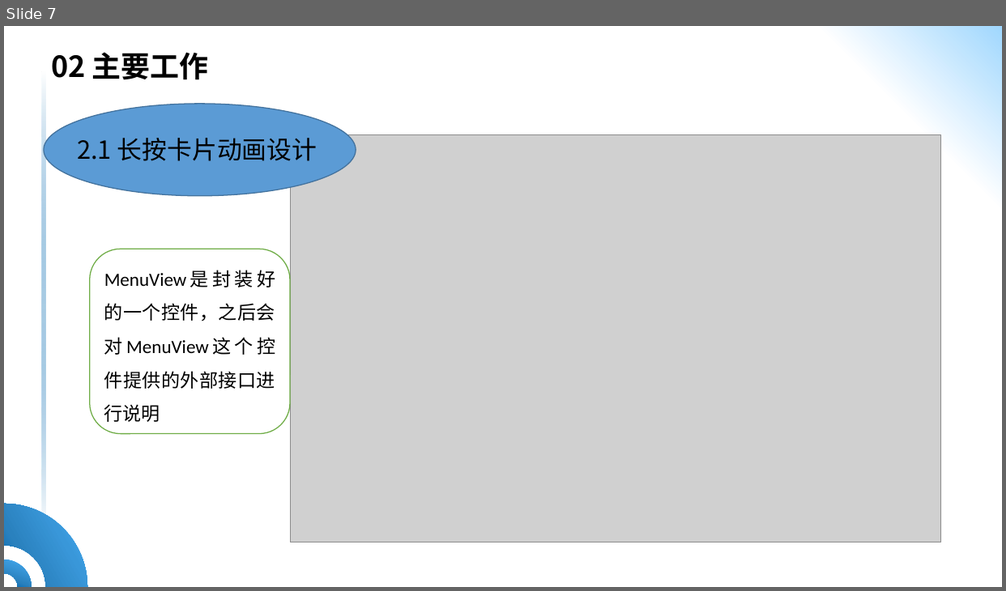
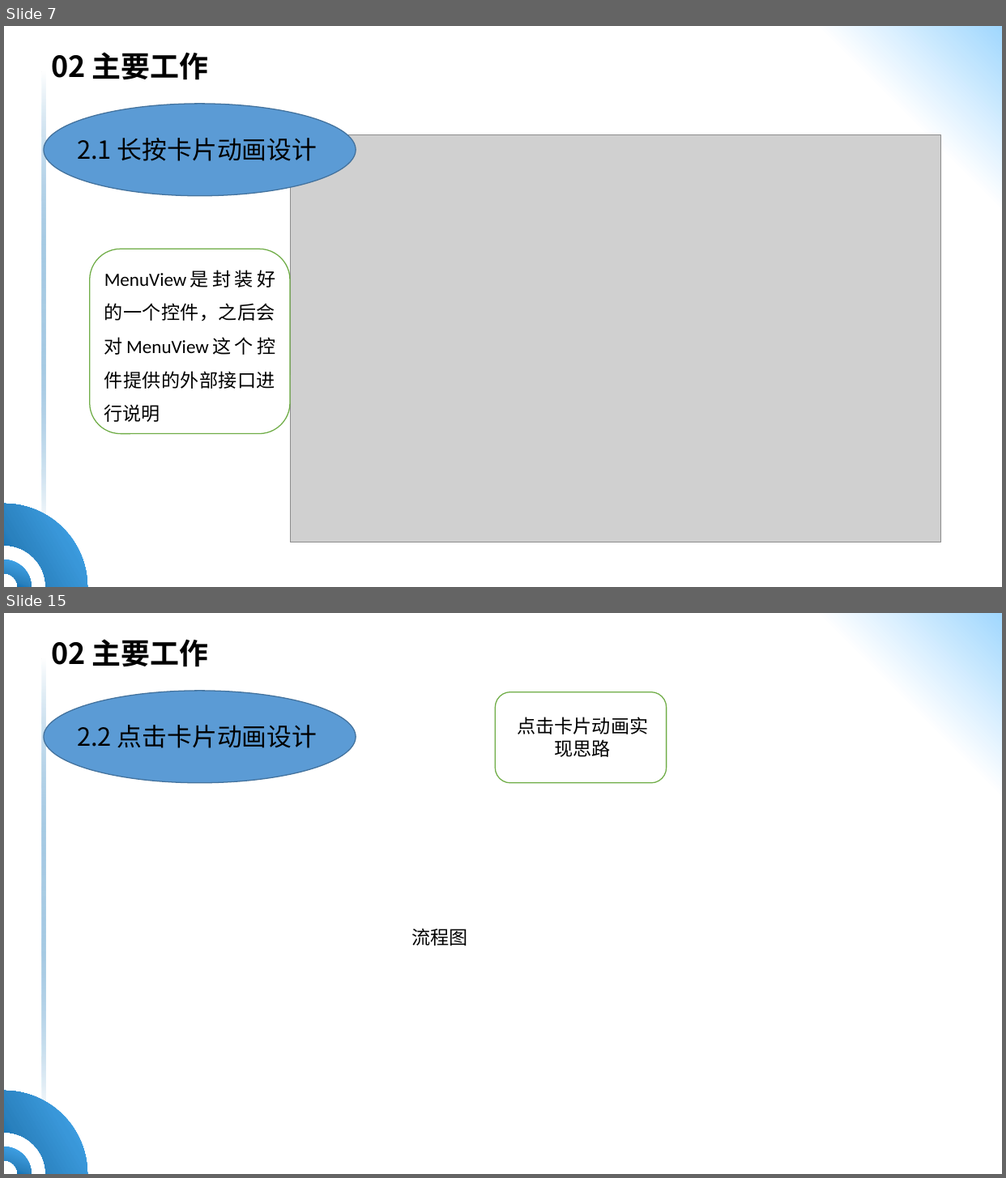
Before and after one commit to HQ-L/ppt-10.27, a slide deck: 答辩ppt-李慧奇.pptx. Shown one above the other, each under a label of ours: slide 7 before the commit, slides 7 and 15 after it; the slides between them are not shown. The pictures are 1006x591 and 1006x1178 pixels, drawn with LibreOffice and Linux fonts; fonts in the diff are those of the drawing; grey boxes stand for pictures; background and template pictures are left out. Boxes give left, top, right and bottom in pixels: in the first picture for what was removed or moved away, otherwise in the second. Text is boxed around its words. In the diff, an @@ line names an element or a change of style, - is before the commit and + after.

```diff
--- a/答辩ppt-李慧奇.pptx
+++ b/答辩ppt-李慧奇.pptx
@@ slide 15 added at (4, 613, 1002, 1174), background gradient #FFFFFF to #A0D7FE; not listed: 3 template elements that a slide beside it also shows @@
@@ text added at (51, 639, 209, 667), 28 pt, text #000000, bold @@
+02 主要工作
@@ ellipse added at (44, 691, 356, 783), fill #5B9BD5, outline #43739E 1 pt @@
@@ rounded rectangle added at (495, 692, 667, 783), fill #FFFFFF, outline #70AD47 1 pt @@
@@ text added at (77, 725, 317, 748), 24 pt, text #000000 @@
+2.2 点击卡片动画设计
@@ text added at (518, 717, 649, 757), 18 pt, text #000000 @@
+点击卡片动画实现思路
@@ text added at (412, 928, 468, 946), 18 pt, text #000000 @@
+流程图
```
Also in this commit, not shown: 2 slides changed, 14 other slides added.
